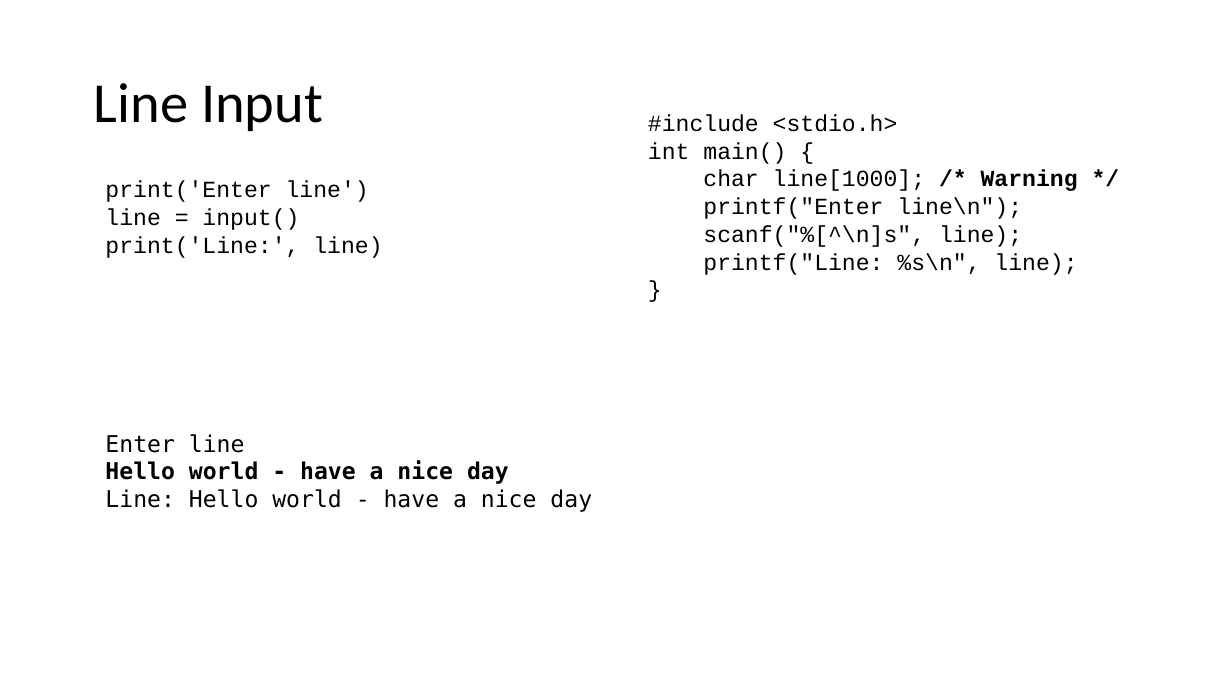
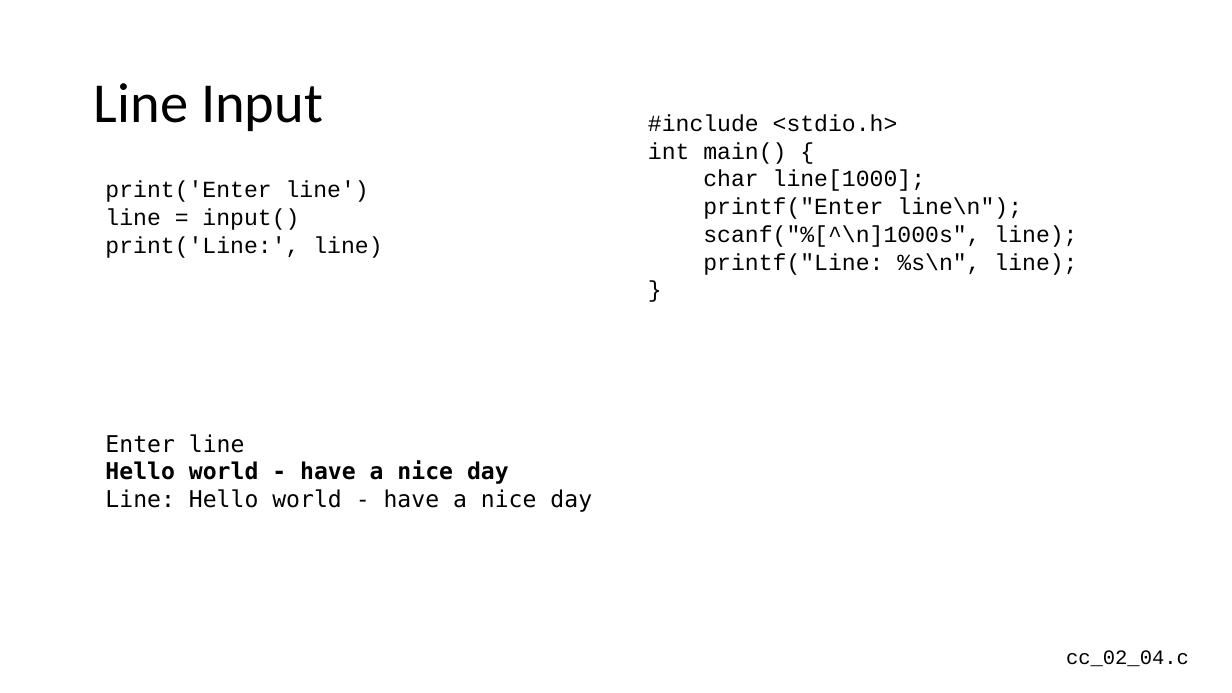
Before and after one commit to csev/cc4e, a slide deck: slide 10 of lectures/CC-02-Python.pptx. Drawn at 1232x693 pixels with LibreOffice and Linux fonts; fonts in the diff are those of the drawing. Boxes give left, top, right and bottom in pixels: in the first picture for what was removed or moved away, otherwise in the second. Text is boxed around its words. In the diff, an @@ line names an element or a change of style, - is before the commit and + after.

```diff
--- a/lectures/CC-02-Python.pptx
+++ b/lectures/CC-02-Python.pptx
@@ text at (x1=703, y1=170, x2=925, y2=191): text changed @@
-char line[1000]; /* Warning */
+char line[1000];
@@ text at (x1=703, y1=225, x2=1077, y2=247): text changed @@
-scanf("%[^\n]s", line);
+scanf("%[^\n]1000s", line);
@@ text added at (x1=1066, y1=650, x2=1189, y2=667), 16 pt, text #000000 @@
+cc_02_04.c
```
Also in this commit, not shown: 10 other slides changed, 1 slide added, 1 slide removed, 6 other files.
